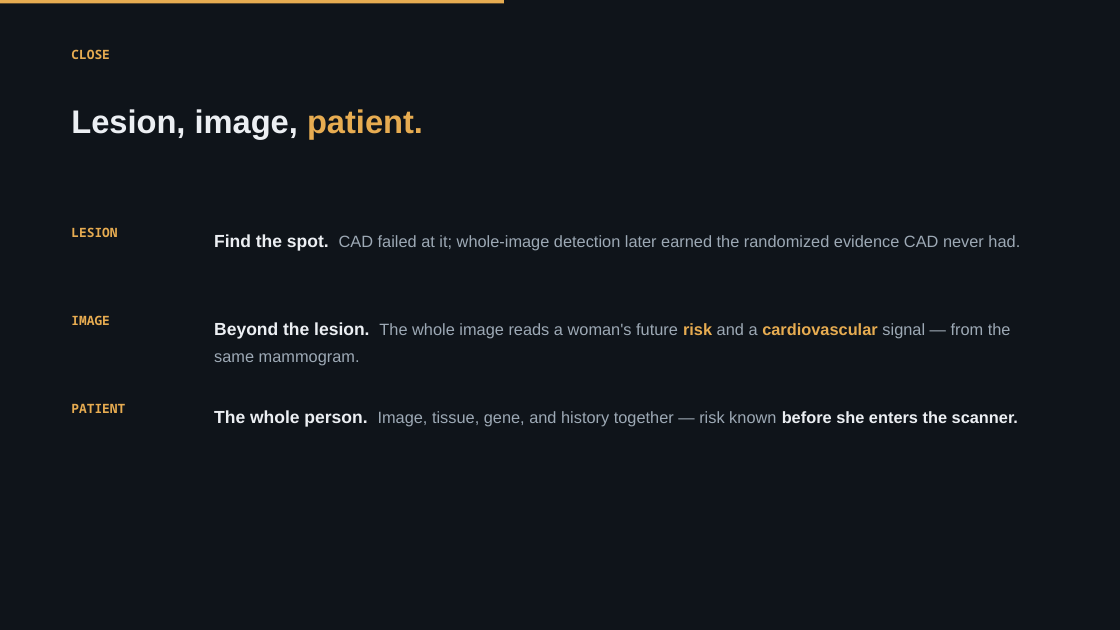
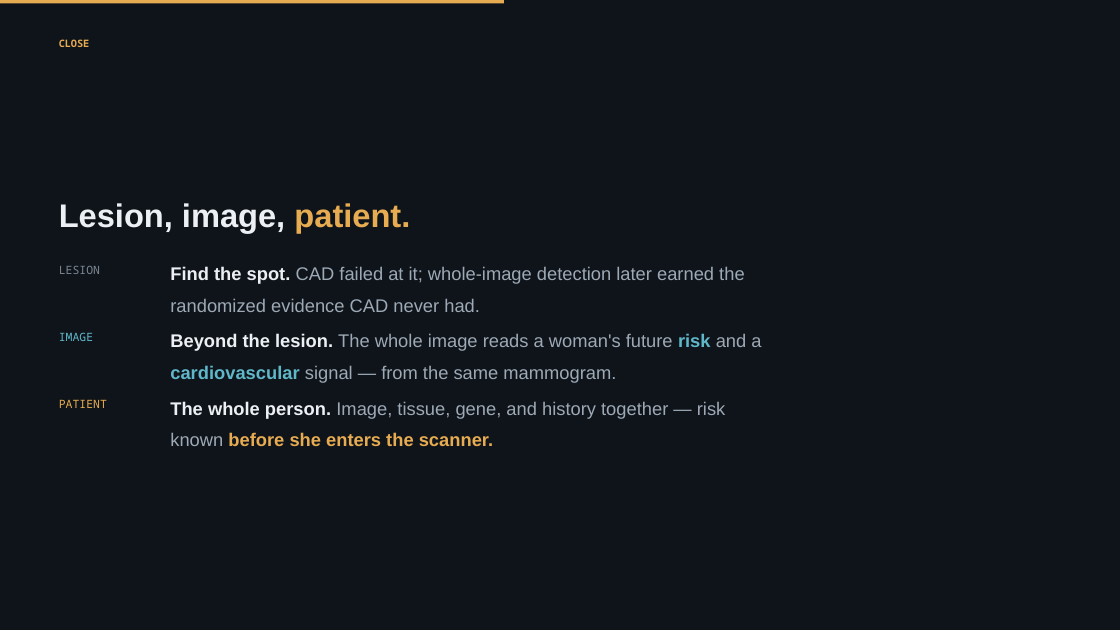
Before and after one commit to Emory-HITI/Mammo, a slide deck: slide 2 of keynote-iwbi-2026/pptx/sections/IWBI2026_Trivedi_07_close.pptx. Drawn at 1120x630 pixels with LibreOffice and Linux fonts; fonts in the diff are those of the drawing; background and template pictures are left out. Boxes give left, top, right and bottom in pixels: in the first picture for what was removed or moved away, otherwise in the second. Text is boxed around its words. In the diff, an @@ line names an element or a change of style, - is before the commit and + after.

```diff
--- a/keynote-iwbi-2026/pptx/sections/IWBI2026_Trivedi_07_close.pptx
+++ b/keynote-iwbi-2026/pptx/sections/IWBI2026_Trivedi_07_close.pptx
@@ text "CLOSE": place and size @@
-text "CLOSE" at (71, 49, 110, 59)
+text "CLOSE" at (59, 39, 90, 47)
@@ text "CLOSE" at (59, 39, 90, 47): size 11 to 8.7 pt; line spacing 1 to 1.2 @@
@@ text "Lesion, image, patient.": place and size @@
-text "Lesion, image, patient." at (71, 109, 423, 139)
+text "Lesion, image, patient." at (59, 203, 410, 233)
@@ text "Lesion, image, patient." at (59, 203, 410, 233): line spacing 1.1 to 1.12 @@
@@ text "LESION": place and size @@
-text "LESION" at (71, 227, 117, 237)
+text "LESION" at (59, 266, 100, 274)
@@ text "LESION" at (59, 266, 100, 274): size 11 to 9.8 pt, text colour #E7AC51 to #7C8893, bold off; line spacing 1 to 1.2 @@
@@ text "Find the spot. CAD failed ...": place and size @@
-text "Find the spot. CAD failed ..." at (214, 234, 1020, 251)
+text "Find the spot. CAD failed ..." at (170, 266, 744, 312)
@@ text "Find the spot. CAD failed ..." at (170, 266, 744, 312): size 15 to 15.7 pt in "Find the spot."; size 14 to 15.7 pt in "CAD failed at it; whole-image detection later ..."; line spacing 1.35 to 1.45 @@
@@ text "IMAGE": place and size @@
-text "IMAGE" at (71, 315, 110, 325)
+text "IMAGE" at (59, 332, 93, 341)
@@ text "IMAGE" at (59, 332, 93, 341): size 11 to 9.8 pt, text colour #E7AC51 to #5FB7C9, bold off; line spacing 1 to 1.2 @@
@@ text "Beyond the lesion. The whole ...": place and size @@
-text "Beyond the lesion. The whole ..." at (214, 322, 1011, 366)
+text "Beyond the lesion. The whole ..." at (170, 333, 761, 383)
@@ text "Beyond the lesion. The whole ..." at (170, 333, 761, 383): size 15 to 15.7 pt in "Beyond the lesion."; size 14 to 15.7 pt in "The whole image reads a woman's future ..."; text colour #E7AC51 to #5FB7C9 in "risk cardiovascular"; line spacing 1.35 to 1.45 @@
@@ text "The whole person. Image, tissue, ...": place and size @@
-text "The whole person. Image, tissue, ..." at (214, 410, 1018, 427)
+text "The whole person. Image, tissue, ..." at (170, 401, 725, 446)
@@ text "The whole person. Image, tissue, ..." at (170, 401, 725, 446): size 15 to 15.7 pt in "The whole person."; size 14 to 15.7 pt in "Image, tissue, gene, and history together — ..."; text colour #ECEFF3 to #E7AC51 in "before she enters the scanner."; line spacing 1.35 to 1.45 @@
@@ text "PATIENT": place and size @@
-text "PATIENT" at (71, 403, 125, 413)
+text "PATIENT" at (59, 400, 107, 408)
@@ text "PATIENT" at (59, 400, 107, 408): size 11 to 9.8 pt, bold off; line spacing 1 to 1.2 @@
```
Also in this commit, not shown: 4 other slides changed, 3 other files.
